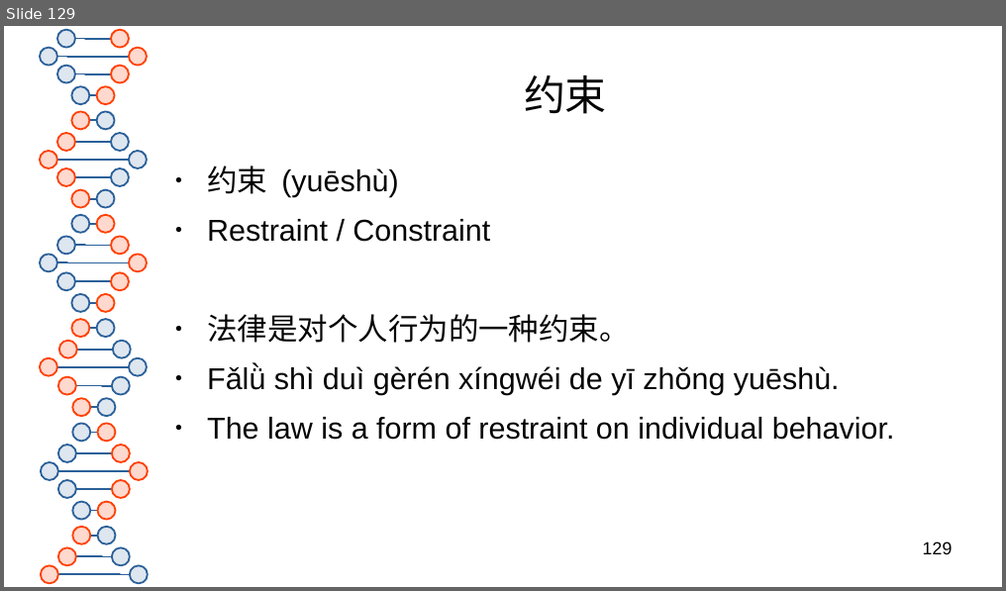
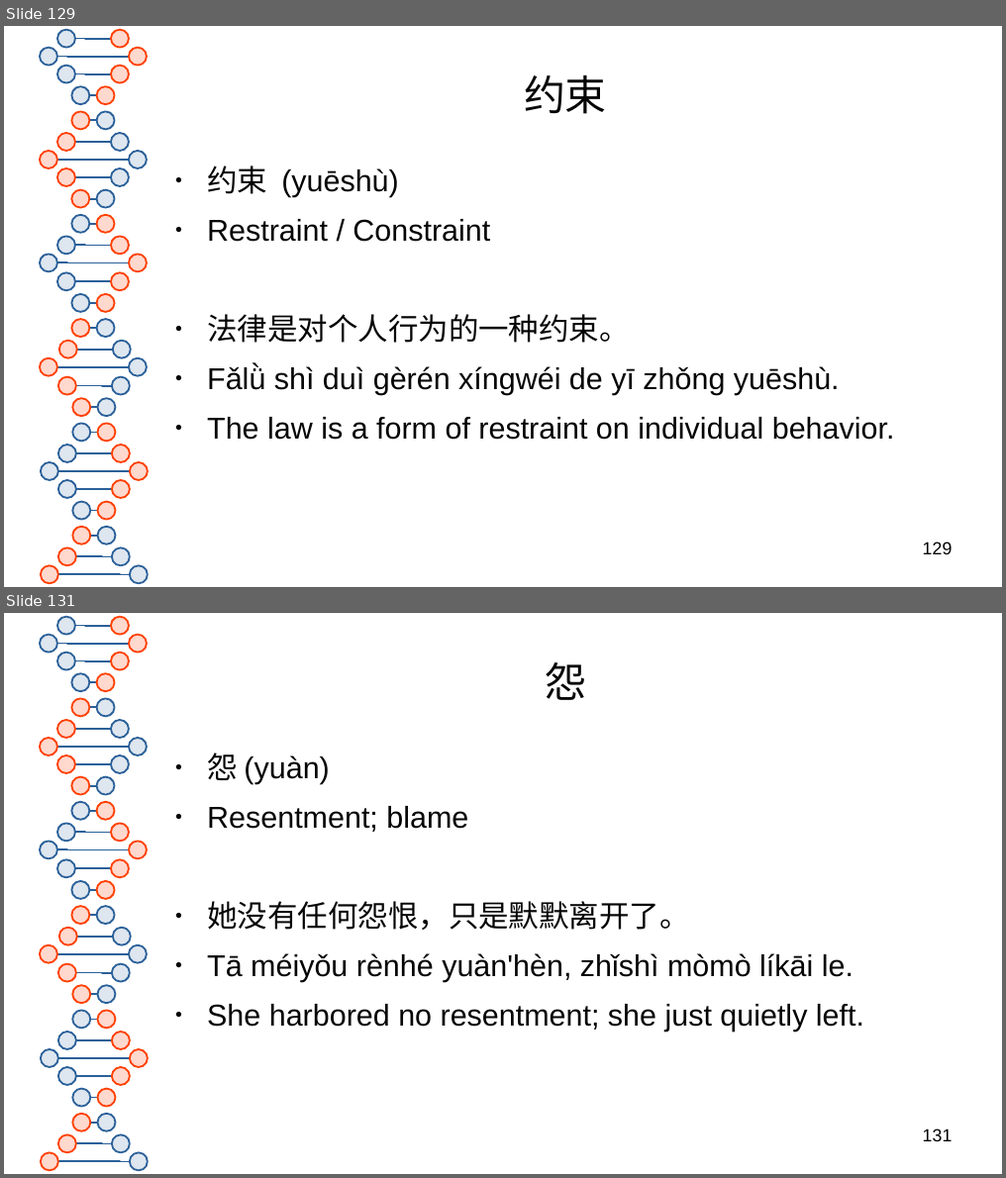
Before and after one commit to 23x41/HSK3.0, a slide deck: HSK 3.0 Level 5.odp. Shown one above the other, each under a label of ours: slide 129 before the commit, slides 129 and 131 after it; the slides between them are not shown. The pictures are 1006x591 and 1006x1178 pixels, drawn with LibreOffice and Linux fonts; fonts in the diff are those of the drawing. Boxes give left, top, right and bottom in pixels: in the first picture for what was removed or moved away, otherwise in the second. Text is boxed around its words. In the diff, an @@ line names an element or a change of style, - is before the commit and + after.

```diff
--- a/HSK 3.0 Level 5.odp
+++ b/HSK 3.0 Level 5.odp
@@ slide 131 added at bbox=[4, 613, 1002, 1174], background #FFFFFF; not listed: 81 template elements that a slide beside it also shows @@
@@ title added at bbox=[545, 663, 586, 700], 33 pt, text #050505 @@
+怨
@@ text added at bbox=[207, 753, 864, 1032], 24 pt, text #050505 @@
+● 怨 (yuàn)
+● Resentment; blame
+● 她没有任何怨恨，只是默默离开了。
+● Tā méiyǒu rènhé yuàn'hèn, zhǐshì mòmò líkāi le.
+● She harbored no resentment; she just quietly left.
@@ page number added at bbox=[923, 1129, 952, 1142], 14 pt, text #000000 @@
+131
```
Also in this commit, not shown: 71 other slides added, 1 other file.
